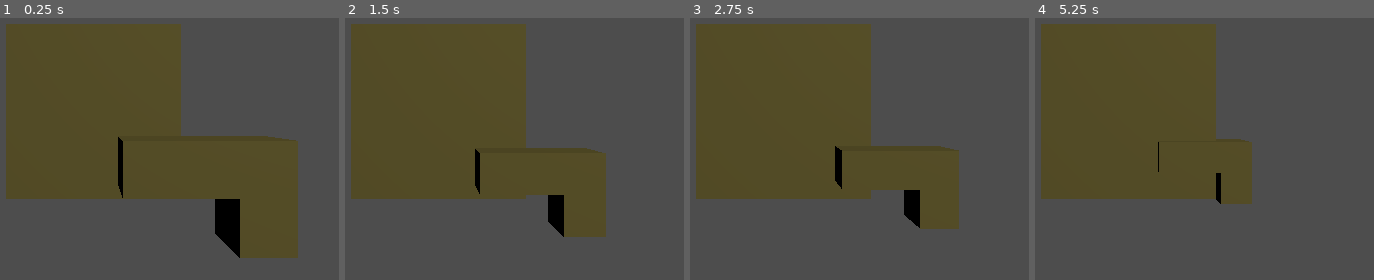
Above: before the commit, frames 1-4 (left to right).
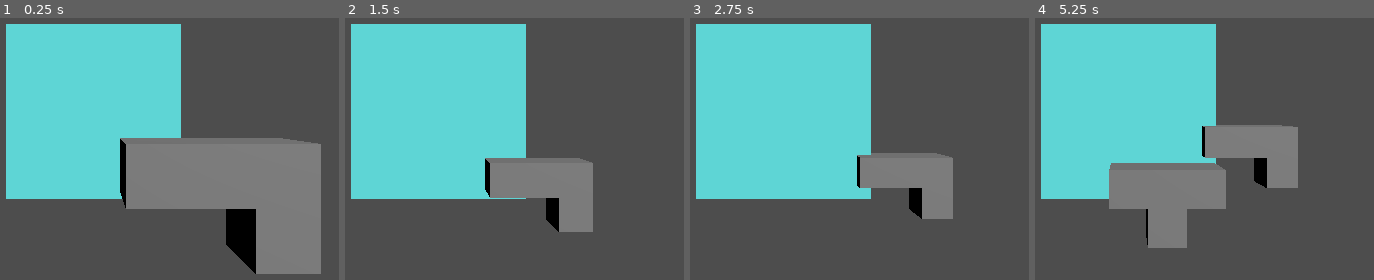
Above: after the commit, the same moments.

Repository: tuvshinerdene1/GameDevCourse2025
Game: Godot game, scene res://main.tscn
Two runs of this game, one before a commit and one after it. Both use one fixed random seed, a clock stepped at 60 frames per second and the inputs below.
Inputs:
- Up to frame 1 (0.25 s): no input
- Up to frame 2 (1.5 s): tap Enter at 0.5 s; hold Right (move_right) 0.53-1.28 s; hold Space (boost) 0.53-1.28 s; hold Down (move_down) from 1.28 s (still down); tap Space (boost) at 1.35 s
- Up to frame 3 (2.75 s): tap Space (boost) at 2 s; release Down (move_down) at 2.03 s; hold Right (move_right) from 2.03 s (still down); hold Space (boost) from 2.03 s (still down)
- Up to frame 4 (5.25 s): tap Enter at 2.75, 4.25 s; release Right (move_right) at 2.78 s; release Space (boost) at 2.78 s; hold Up (move_up) 2.78-3.53 s; tap Space (boost) at 2.85, 3.5, 4.35, 5 s; hold Space (boost) 3.53-4.28 s; hold Left (move_left) 3.53-5.03 s; hold Down (move_down) from 5.03 s (still down); hold Space (boost) from 5.03 s (still down)

The runs differ from the first frame. In frame 1, 52% of the frame differs, in the area x 1-95%, y 2-98%; in frame 2, 41%; in frame 3, 41%; in frame 4, 44%.

Commit message:
need to refactor

Diff:
--- a/3d-tetris/blocks/block.tscn
+++ b/3d-tetris/blocks/block.tscn
@@ -11,9 +11,9 @@
 func _process(delta: float) -> void:
 	pass
 
-func _on_area_3d_body_entered(body: Node3D) -> void:
-	hit.emit()
-	print(\"hit!!\")
+#func _on_area_3d_body_entered(body: Node3D) -> void:
+	#hit.emit()
+	#print(\"hit!!\")
 "
 
 [sub_resource type="BoxShape3D" id="BoxShape3D_i8jwd"]
--- a/3d-tetris/main.gd
+++ b/3d-tetris/main.gd
@@ -13,18 +13,30 @@
 var instance = null
 var spawnPoint
 var move_vector = Vector3(0,-1,0)
-var grid_size = 5
+var grid_size = 10
 var time_since_last_move: float = 0.0
+var time_since_last_move_hor: float = 0.0
 var move_interval: float = 0.0
-var time_since_last_move_hor: float = 0.0
+
+var grid = {}
+var grid_width = 10000
+var grid_height = 10000
+var grid_depth = 10000
 
 # Called when the node enters the scene tree for the first time.
 func _ready() -> void:
 	_spawn_block()
 	move_interval = 1/speed
 
+# Called every frame. 'delta' is the elapsed time since the previous frame.
+func _process(delta: float) -> void:
+	if(instance != null):
+		_move_horizontally(delta)
+		_move(delta)
+
 func _spawn_block():
-	#instance = block.instantiate()
+	if instance != null:
+		_clear()
 	instance = shapes[randi()%shapes.size()].instantiate()
 	spawnPoint = get_node("spawnPoint")
 	add_child(instance)
@@ -32,13 +44,20 @@
 	instance.hit.connect(on_block_hit)
 	time_since_last_move = 0.0
 	time_since_last_move_hor = 0.0
+	var spawn_positions = get_piece_grid_positions(instance)
+	if is_any_grid_position_occupied(spawn_positions):
+		print("Game Over: Spawn point blocked!")
+		get_tree().reload_current_scene()  # Simple game over: restart scene
+
 
 func on_block_hit():
 	print("block has hit something")
 	_stop_block()
 
 func _stop_block():
-	_clear()
+	# Lock the shape in place by adding all its grid positions
+	for grid_pos in get_piece_grid_positions(instance):
+		grid[grid_pos] = true
 	_spawn_block()
 
 func _move(delta):
@@ -46,28 +65,69 @@
 	var current_move_interval = move_interval
 	if Input.is_action_pressed("boost"):
 		current_move_interval /= boost_multiplier
-	if(time_since_last_move>=current_move_interval):
-		instance.global_position += move_vector*grid_size
-		time_since_last_move = 0
+	if time_since_last_move >= current_move_interval:
+		var new_pos = instance.global_position + move_vector * grid_size
+		if can_move_to(new_pos):
+			instance.global_position = new_pos
+			time_since_last_move = 0
+		else:
+			on_block_hit()
 
 func _move_horizontally(delta):
 	time_since_last_move_hor += delta
 	if time_since_last_move_hor >= move_interval_hor:
+		var moved = false
+		var new_pos = instance.global_position
 		if Input.is_action_just_pressed("move_down"):
-			instance.global_position +=  Vector3(0,0,1)*grid_size
+			new_pos += Vector3(0, 0, 1) * grid_size
+			moved = true
 		elif Input.is_action_just_pressed("move_up"):
-			instance.global_position += Vector3(0,0,-1)*grid_size
+			new_pos += Vector3(0, 0, -1) * grid_size
+			moved = true
 		elif Input.is_action_just_pressed("move_right"):
-			instance.global_position += Vector3(1,0,0)*grid_size
+			new_pos += Vector3(1, 0, 0) * grid_size
+			moved = true
 		elif Input.is_action_just_pressed("move_left"):
-			instance.global_position += Vector3(-1,0,0)*grid_size
+			new_pos += Vector3(-1, 0, 0) * grid_size
+			moved = true
+		if moved and can_move_to(new_pos):
+			instance.global_position = new_pos
+			time_since_last_move_hor = 0
 
 func _clear():
 	if instance != null:
 		instance = null
 
-# Called every frame. 'delta' is the elapsed time since the previous frame.
-func _process(delta: float) -> void:
-	if(instance != null):
-		_move_horizontally(delta)
-		_move(delta)
+
+#Helper functions for grid management
+func snap_to_grid(pos:Vector3) ->Vector3:
+	var grid_pos = grid_position(pos)
+	return Vector3(grid_pos.x,grid_pos.y, grid_pos.z)*grid_size
+
+func grid_position(pos:Vector3)->Vector3i:
+	return Vector3i(round(pos.x/grid_size), round(pos.y/grid_size),round(pos.z/grid_size))
+
+func get_piece_grid_positions(piece:Node3D) -> Array:
+	var positions = []
+	var piece_pos = grid_position(piece.global_position)
+	for child in piece.get_children():
+		if child is Node3D:
+			var local_pos = grid_position(child.global_position - piece.global_position)
+			positions.append(piece_pos + local_pos)
+	return positions
+func is_any_grid_position_occupied(grid_positions: Array) -> bool:
+	for pos in grid_positions:
+		if grid.has(pos):
+			return true
+	return false
+
+func can_move_to(new_pos: Vector3) -> bool:
+	var grid_positions = get_piece_grid_positions(instance)
+	var offset = grid_position(new_pos) - grid_position(instance.global_position)
+	for i in range(grid_positions.size()):
+		var new_grid_pos = grid_positions[i] + offset
+		if new_grid_pos.y < 0 or new_grid_pos.y >= grid_height or new_grid_pos.x < 0 or new_grid_pos.x >= grid_width or new_grid_pos.z < 0 or new_grid_pos.z >= grid_depth:
+			return false
+		if grid.has(new_grid_pos) and not grid_positions.has(new_grid_pos):
+			return false
+	return true
--- a/3d-tetris/main.tscn
+++ b/3d-tetris/main.tscn
@@ -1,11 +1,15 @@
-[gd_scene load_steps=4 format=3 uid="uid://xfps6kkvm372"]
+[gd_scene load_steps=5 format=3 uid="uid://xfps6kkvm372"]
 
 [ext_resource type="Script" uid="uid://c82iq2yyn4g6u" path="res://main.gd" id="1_ig7tw"]
 
 [sub_resource type="BoxShape3D" id="BoxShape3D_7dm0k"]
 size = Vector3(60, 2, 60)
 
+[sub_resource type="StandardMaterial3D" id="StandardMaterial3D_ig7tw"]
+albedo_color = Color(0.431373, 1, 1, 1)
+
 [sub_resource type="BoxMesh" id="BoxMesh_ig7tw"]
+material = SubResource("StandardMaterial3D_ig7tw")
 size = Vector3(60, 2, 60)
 
 [node name="Main" type="Node"]
@@ -23,11 +27,10 @@
 
 [node name="DirectionalLight3D" type="DirectionalLight3D" parent="."]
 transform = Transform3D(0.773254, -0.338297, 0.536314, -0.634096, -0.412539, 0.654013, 5.96046e-08, -0.845793, -0.533511, 0, 15.8837, 0)
-light_color = Color(0.690041, 0.634163, 0.346683, 1)
 shadow_enabled = true
 
 [node name="Camera3D" type="Camera3D" parent="."]
 transform = Transform3D(1, 0, 0, 0, -4.37114e-08, 1, 0, -1, -4.37114e-08, 0, 100, 0)
 
 [node name="spawnPoint" type="Node3D" parent="."]
-transform = Transform3D(1, 0, 0, 0, 1, 0, 0, 0, 1, 5, 40, 5)
+transform = Transform3D(1, 0, 0, 0, 1, 0, 0, 0, 1, 5, 45, 5)
